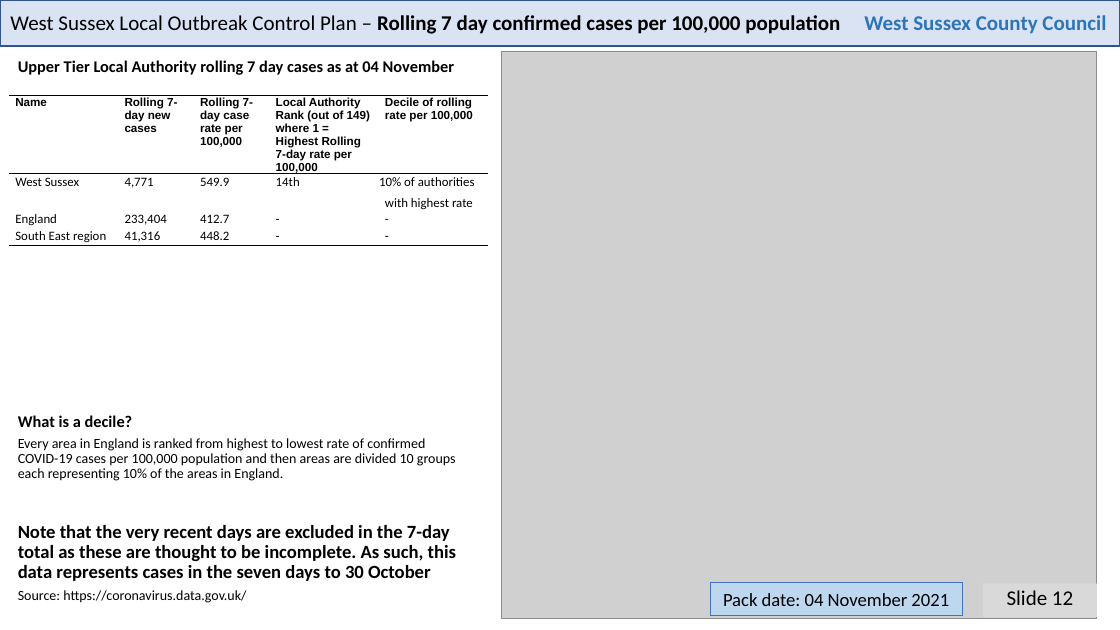
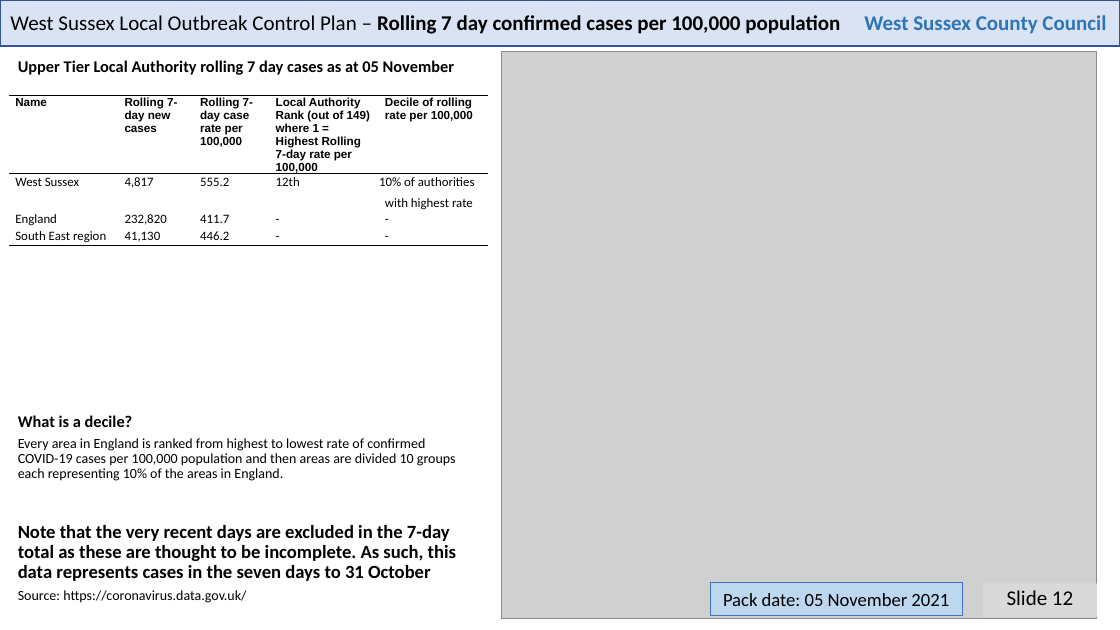
Before and after one commit to psychty/wsx_covid_datapack_public, a slide deck: slide 12 of Latest_West_Sussex_C19_slide_deck.pptx. Drawn at 1120x630 pixels with LibreOffice and Linux fonts; fonts in the diff are those of the drawing; grey boxes stand for pictures. Boxes give left, top, right and bottom in pixels: in the first picture for what was removed or moved away, otherwise in the second. Text is boxed around its words. In the diff, an @@ line names an element or a change of style, - is before the commit and + after.

```diff
--- a/Latest_West_Sussex_C19_slide_deck.pptx
+++ b/Latest_West_Sussex_C19_slide_deck.pptx
@@ text at bbox=[18, 60, 454, 75]: text changed @@
-Upper Tier Local Authority rolling 7 day cases as at 04 November
+Upper Tier Local Authority rolling 7 day cases as at 05 November
@@ table at bbox=[9, 96, 488, 329] @@
-row 2: West Sussex | 4,771 | 549.9 | 14th | 10% of authorities with highest rate
+row 2: West Sussex | 4,817 | 555.2 | 12th | 10% of authorities with highest rate
-row 3, column 2: 233,404
+row 3, column 2: 232,820
-row 3, column 3: 412.7
+row 3, column 3: 411.7
-row 4, column 2: 41,316
+row 4, column 2: 41,130
-row 4, column 3: 448.2
+row 4, column 3: 446.2
@@ text at bbox=[18, 525, 456, 581]: text changed @@
-Note that the very recent days are excluded in the 7-day total as these are thought to be incomplete. As such, this data represents cases in the seven days to 30 October
+Note that the very recent days are excluded in the 7-day total as these are thought to be incomplete. As such, this data represents cases in the seven days to 31 October
@@ text in rectangle at bbox=[723, 593, 949, 606]: text changed @@
-Pack date: 04 November 2021
+Pack date: 05 November 2021
```
Also in this commit, not shown: 21 other slides changed, 51 other files.
